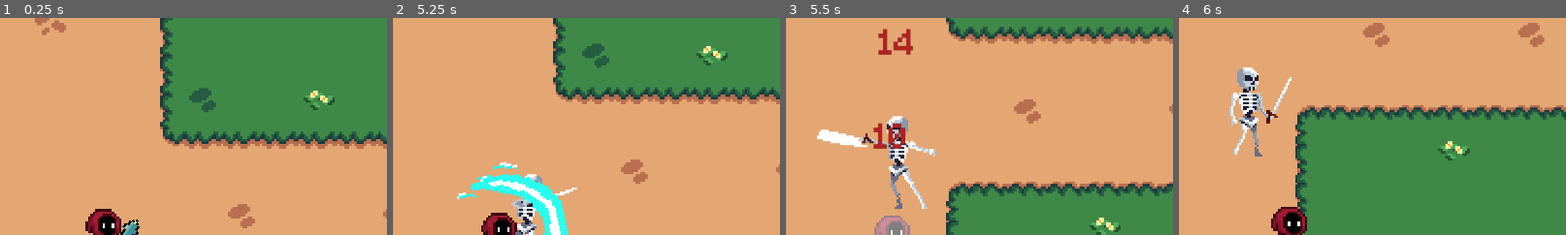
Above: before the commit, frames 1-4 (left to right).
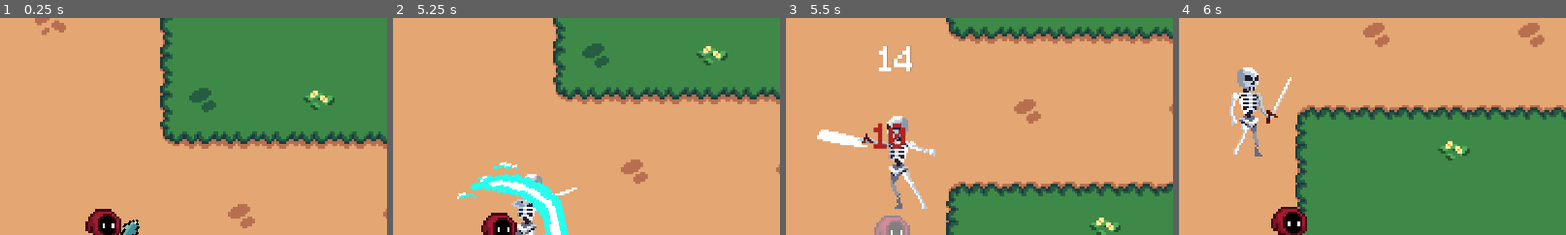
Above: after the commit, the same moments.

Repository: Jerga99/godot-2d-game-course
Game: Godot game, scene res://scenes/play_scene.tscn
The game is run twice, just before and just after one commit, with the same random seed, the same clock (stepped at 60 frames per second) and the same inputs.
Inputs (mouse positions are % of the whole screen's width and height, from its top left):
- Up to frame 1 (0.25 s): no input
- Up to frame 2 (5.25 s): move the mouse to (72, 45) at 0.52 s; hold D (right) 0.53-1.28 s; tap one key every 0.75 s from 0.6 s: 1 (ability_1) 2 (ability_2) 3 (ability_3) 1 (ability_1) 2 (ability_2) 3 (ability_3) 1 (ability_1); move the mouse to (30, 55) at 1.27 s; hold S (down) 1.28-2.03 s; move the mouse to (60, 28) at 2.02 s; hold D (right) 2.03-2.78 s; move the mouse to (45, 70) at 2.77 s; hold W (up) 2.78-3.53 s; move the mouse to (80, 65) at 3.52 s; hold A (left) 3.53-5.03 s; move the mouse to (20, 35) at 4.27 s; move the mouse to (55, 50) at 5.02 s; hold S (down) from 5.03 s (still down)
- Up to frame 3 (5.5 s): keep holding S (down)
- Up to frame 4 (6 s): move the mouse to (35, 25) at 5.77 s; release S (down) at 5.78 s; hold D (right) from 5.78 s (still down); tap 2 (ability_2) at 5.85 s
The pictures show only the part of the screen within x 36-86%, y 0-50%; the shares and areas given below are measured in that part.

Frames 1-2 are identical in both runs. In frame 3, 0.9% of the frame differs, in the area x 23-33%, y 4-25%; in frame 4, nothing differs.

Commit message:
Get height

Diff:
--- a/scenes/play_scene.tscn
+++ b/scenes/play_scene.tscn
@@ -149,4 +149,3 @@
 
 [node name="Skeleton" parent="." instance=ExtResource("6_da3qe")]
 position = Vector2(-86, -19)
-max_health = 100.0
--- a/scenes/skeleton.tscn
+++ b/scenes/skeleton.tscn
@@ -237,7 +237,8 @@
 script = ExtResource("1_txkty")
 speed = 20.0
 stop_distance = 15.0
-max_health = 30.0
+max_health = 300.0
+damage_text_color = Color(1, 1, 1, 1)
 
 [node name="AnimatedSprite2D" type="AnimatedSprite2D" parent="."]
 texture_filter = 1
--- a/scripts/entity/enemy.gd
+++ b/scripts/entity/enemy.gd
@@ -10,6 +10,7 @@
 var last_position
 
 @onready var ability_controller: AbilityController = $AbilityController
+@onready var collision_shape: CollisionShape2D = $Area2D/CollisionShape2D
 
 func _ready():
 	super._ready()
@@ -45,3 +46,10 @@
 		animated_sprite.flip_h = true
 	elif animated_sprite.flip_h and dir.x > 0:
 		animated_sprite.flip_h = false
+
+func get_height() -> float:
+	if collision_shape != null:
+		var shape = collision_shape.shape as CapsuleShape2D
+		return shape.height
+	else:
+		return super.get_height()
--- a/scripts/entity/entity.gd
+++ b/scripts/entity/entity.gd
@@ -2,6 +2,7 @@
 extends Node2D
 
 @export var max_health: float = 50
+@export var damage_text_color: Color = Color.FIREBRICK
 
 var current_anim: AnimationWrapper
 var current_health: float
@@ -50,12 +51,16 @@
 func on_animation_finished():
 	current_anim = null
 
-func _show_damage_popup(damage: float):
+func get_height() -> float:
 	var anim = animated_sprite.animation
 	var frame_tex = animated_sprite.sprite_frames.get_frame_texture(anim, 0)
 	var height = frame_tex.get_height()
+	return height
+
+func _show_damage_popup(damage: float):
+	var height = get_height()
 	var spawn_position = Vector2(position.x, position.y - (height * 0.5))
-	FloatText.show_damage_text(str(int(damage)), spawn_position, Color.FIREBRICK)
+	FloatText.show_damage_text(str(int(damage)), spawn_position, damage_text_color)
 
 func _show_damage_taken_effect():
 	if animated_sprite.material != null:
